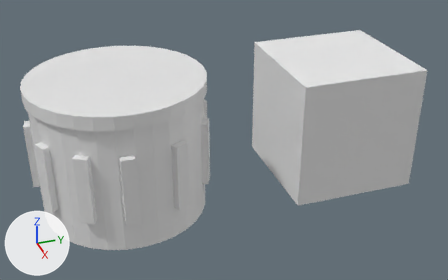
A saved change to the Blender file untitled.blend.
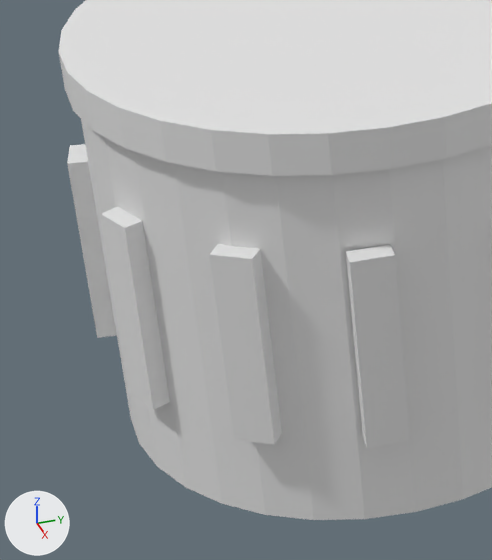
The first picture shows the older version from a camera (50 mm lens) standing at (8.26, -5.16, 5.5) and looking at (0.12, -2.42, 0.87). The close-ups show both versions on the part from 0% to 38% of the width and 25% to 94% of the height of that picture; other places that the commit changed are outside them. The axes (+X, +Y, +Z) are drawn at lower left. The lights are the same throughout.
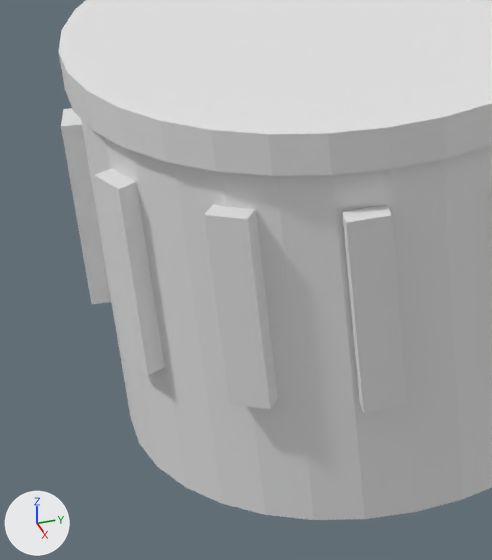
Location of each change, (x1, y1, x2, y2) in pixels of the close-ups (492 x 560 px):
'Cube.011', moved: before (209, 244, 282, 445); after (204, 204, 278, 409)
'Cube.001', moved: before (346, 245, 409, 448); after (342, 205, 407, 413)
'Cube.010', moved: before (101, 207, 170, 410); after (94, 168, 165, 375)
'Cube.009', moved: before (67, 144, 117, 338); after (61, 108, 111, 304)

The edits, one by one:
Object 'Cube.001' (ob_cube_001) moves from (1.3, -4.12, 1.0) to (1.3, -4.12, 1.2).
Object 'Cube.009' (ob_cube_009) moves from (-0.125, -5.287, 1.0) to (-0.125, -5.287, 1.2).
Object 'Cube.010' (ob_cube_010) moves from (0.605, -5.136, 1.0) to (0.605, -5.136, 1.2).
Object 'Cube.011' (ob_cube_011) moves from (1.09, -4.685, 1.0) to (1.09, -4.685, 1.2).
